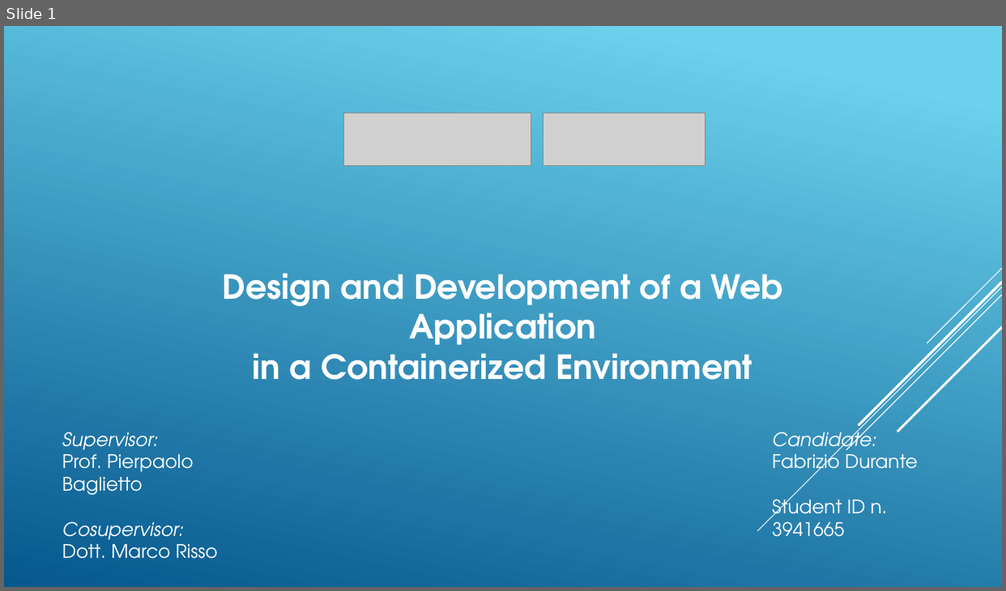
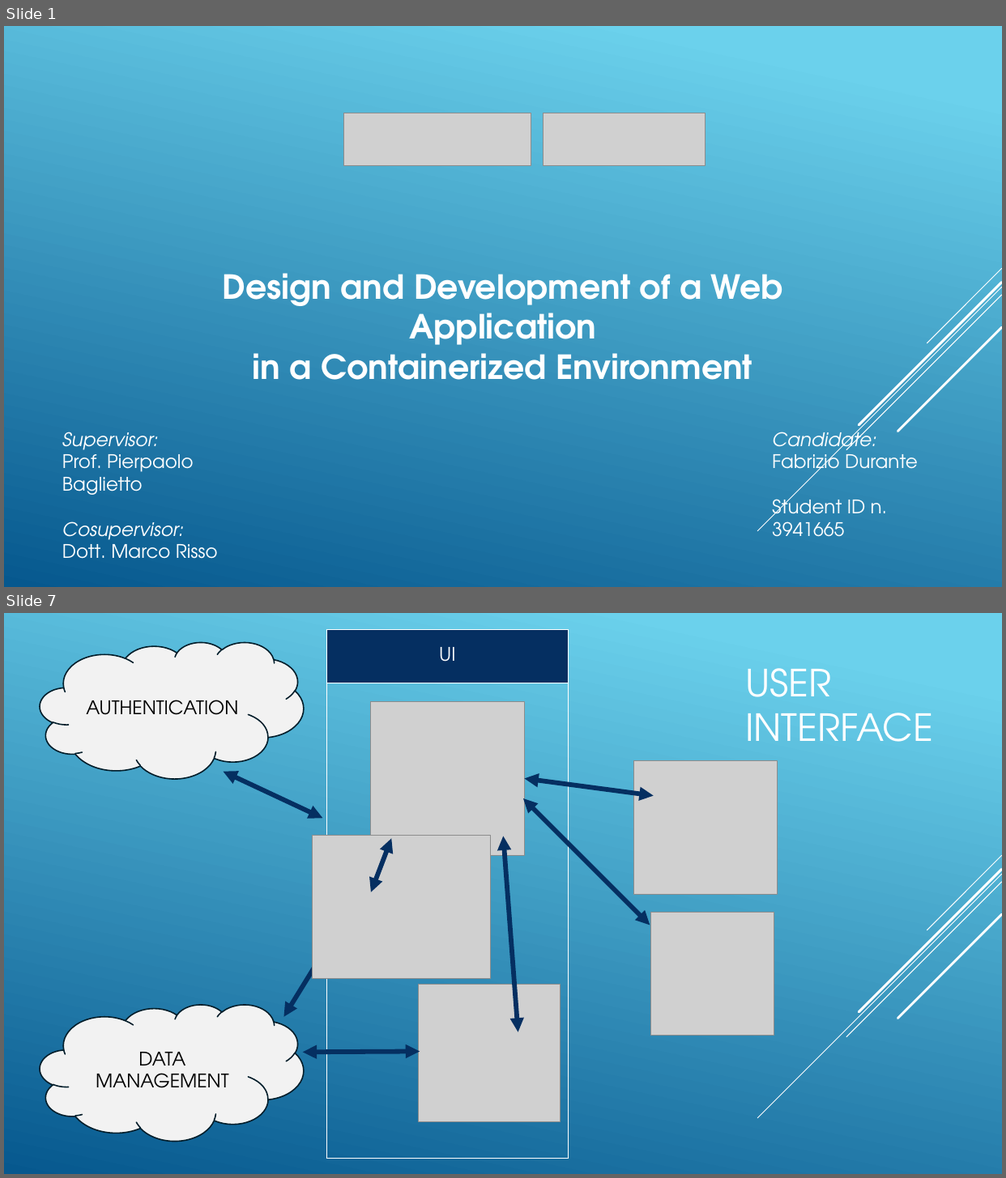
Before and after one commit to Durante94/Tesi, a slide deck: docs/Durante.pptx. Shown one above the other, each under a label of ours: slide 1 before the commit, slides 1 and 7 after it; the slides between them are not shown. The pictures are 1006x591 and 1006x1178 pixels, drawn with LibreOffice and Linux fonts; fonts in the diff are those of the drawing; grey boxes stand for pictures. Boxes give left, top, right and bottom in pixels: in the first picture for what was removed or moved away, otherwise in the second. Text is boxed around its words. In the diff, an @@ line names an element or a change of style, - is before the commit and + after.

```diff
--- a/docs/Durante.pptx
+++ b/docs/Durante.pptx
@@ slide 7 added at (4, 613, 1002, 1174), background gradient #6ED2EB to #06588E; not listed: 5 template elements that a slide beside it also shows @@
@@ table added at (326, 629, 569, 1159), 2 rows, 1 columns @@
+UI
+
@@ cloud added at (40, 642, 304, 778), fill #F2F2F2, outline #021E2B 1.25 pt, 18 pt, text #000000 @@
+AUTHENTICATION
@@ title added at (745, 668, 933, 742), 36 pt, text #FFFFFF @@
+USER
+INTERFACE
@@ picture added at (371, 701, 525, 855) @@
@@ double arrow added from (224, 772) to (323, 818), #052F61 4.5 pt @@
@@ double arrow added from (524, 778) to (654, 796), #052F61 4.5 pt @@
@@ picture added at (633, 760, 778, 895) @@
@@ double arrow added from (523, 798) to (650, 925), #052F61 4.5 pt @@
@@ picture added at (312, 835, 491, 978) @@
@@ double arrow added from (392, 838) to (371, 892), #052F61 4.5 pt @@
@@ double arrow added from (503, 836) to (518, 1033), #052F61 4.5 pt @@
@@ double arrow added from (341, 924) to (284, 1017), #052F61 4.5 pt @@
@@ picture added at (651, 913, 774, 1036) @@
@@ picture added at (419, 984, 561, 1122) @@
@@ cloud added at (40, 1004, 304, 1141), fill #F2F2F2, outline #021E2B 1.25 pt, 18 pt, text #000000 @@
+DATA MANAGEMENT
@@ double arrow added from (420, 1052) to (303, 1053), #052F61 4.5 pt @@
```
Also in this commit, not shown: 9 other slides added, 1 slide removed, 1 other file.
